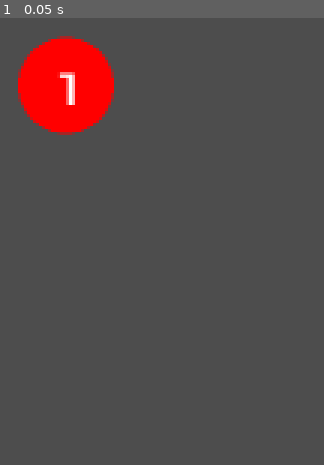
Above: before the commit, frame 1.
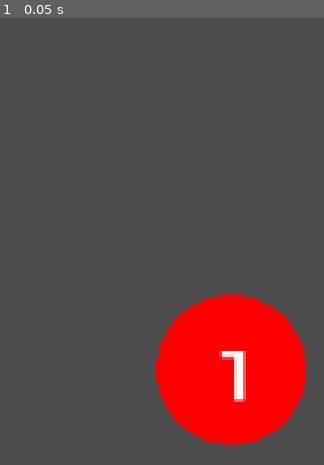
Above: after the commit, the same moment.

Repository: nuts4nuts4nuts/flappyversary
Game: Godot game, scene res://scenes/main.tscn
Two runs of this game, one before a commit and one after it. Both use one fixed random seed, a clock stepped at 60 frames per second and the inputs below.
Inputs:
- Up to frame 1 (0.05 s): no input

The runs differ from the first frame. In frame 1, 18% of the frame differs, in the area x 5-95%, y 4-96%.

Commit message:
Add start and end screen

Diff:
--- a/project.godot
+++ b/project.godot
@@ -17,8 +17,8 @@
 
 [display]
 
-window/size/viewport_width=1600
-window/size/viewport_height=1600
+window/size/viewport_width=1024
+window/size/viewport_height=1024
 
 [input]
 
--- /dev/null
+++ b/scenes/end-game.tscn
@@ -0,0 +1,28 @@
+[gd_scene load_steps=3 format=3 uid="uid://bcte5idwdimgm"]
+
+[ext_resource type="PackedScene" uid="uid://b2gd6octe6prj" path="res://scenes/start-button.tscn" id="1_jn6eo"]
+[ext_resource type="FontFile" uid="uid://yms4qa7f8yr1" path="res://fonts/Xolonium-Regular.ttf" id="2_epc72"]
+
+[node name="end-game" type="Control"]
+layout_mode = 3
+anchors_preset = 15
+anchor_right = 1.0
+anchor_bottom = 1.0
+grow_horizontal = 2
+grow_vertical = 2
+
+[node name="start-button" parent="." instance=ExtResource("1_jn6eo")]
+layout_mode = 1
+button_text = "Restart"
+
+[node name="Label" type="Label" parent="."]
+layout_mode = 1
+anchors_preset = 10
+anchor_right = 1.0
+offset_bottom = 81.0
+grow_horizontal = 2
+theme_override_fonts/font = ExtResource("2_epc72")
+theme_override_font_sizes/font_size = 64
+text = "Score: 555"
+horizontal_alignment = 1
+vertical_alignment = 1
--- /dev/null
+++ b/scenes/start-button.tscn
@@ -0,0 +1,28 @@
+[gd_scene load_steps=3 format=3 uid="uid://b2gd6octe6prj"]
+
+[ext_resource type="FontFile" uid="uid://yms4qa7f8yr1" path="res://fonts/Xolonium-Regular.ttf" id="1_1cuyw"]
+[ext_resource type="Script" path="res://scripts/start-button.gd" id="1_77vhx"]
+
+[node name="start-button" type="Control"]
+layout_mode = 3
+anchors_preset = 15
+anchor_right = 1.0
+anchor_bottom = 1.0
+grow_horizontal = 2
+grow_vertical = 2
+script = ExtResource("1_77vhx")
+
+[node name="Button" type="Button" parent="."]
+layout_mode = 1
+anchors_preset = 12
+anchor_top = 1.0
+anchor_right = 1.0
+anchor_bottom = 1.0
+offset_top = -66.0
+grow_horizontal = 2
+grow_vertical = 0
+theme_override_fonts/font = ExtResource("1_1cuyw")
+theme_override_font_sizes/font_size = 96
+text = "Start"
+
+[connection signal="pressed" from="Button" to="." method="_on_button_pressed"]
--- /dev/null
+++ b/scripts/start-button.gd
@@ -0,0 +1,23 @@
+extends Control
+
+@export var button_text = "Start"
+
+
+# Called when the node enters the scene tree for the first time.
+func _ready():
+	$Button.text = button_text
+
+
+# Called every frame. 'delta' is the elapsed time since the previous frame.
+func _process(delta):
+	pass
+
+
+func _on_button_pressed():
+	pass # Replace with function body.
+
+
+func restart_game():
+	# Remove all balls
+	# Remove UI
+	pass
Not shown, changed: README.org
